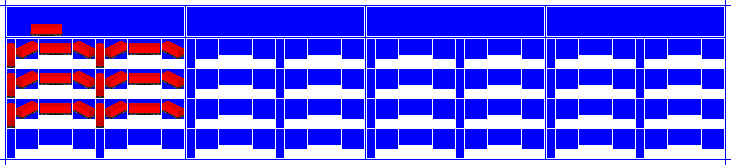
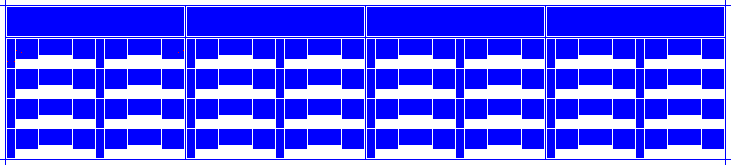
Layers edited between the first and the second 731 x 165 image:
showed "Lights", painted on it over left=7, top=50, right=184, bottom=62
removed layer "8 Train" over left=7, top=24, right=184, bottom=128